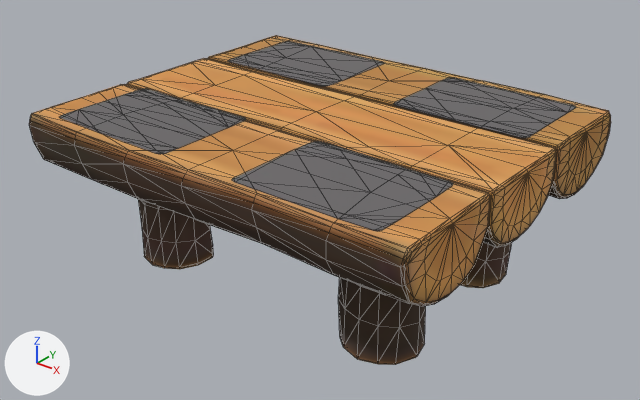
One commit to the glTF model app/static/room/models/f4040.glb: the scene before it, then after it.
Camera for both pictures: a 50 mm lens placed at (22.1, -27.7, 20.3), pointed at (0.1, -0.2, 3.2). Every picture has the same lights, and +X, +Y and +Z are marked at lower left. The picture after the commit comes second. Mesh edges are drawn as thin lines. Where no turn or scale is listed for an object, it has been applied to the vertices. Vertices at exactly the same position are counted once.
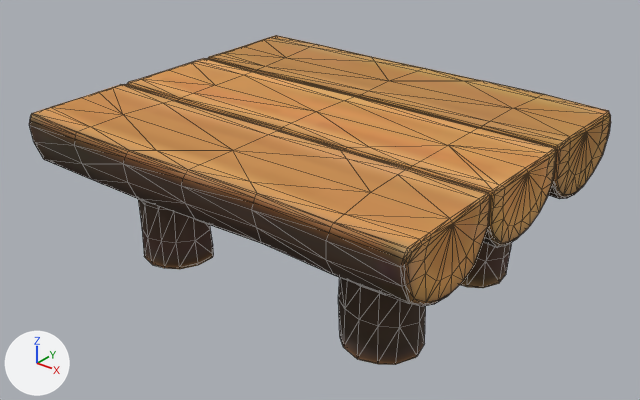
Pixel boxes [x1, y1, x2, y2] of what changed, in the pictures (640 x 400 px):
part 1 of me_mesh_0, deleted
    before: [59, 88, 246, 154]
part 2 of me_mesh_0, deleted
    before: [394, 78, 576, 138]
part 3 of me_mesh_0, deleted
    before: [228, 41, 385, 86]
part 4 of me_mesh_0, deleted
    before: [232, 141, 453, 231]

Edits to the bpy script that builds the scene:
```text
Change me_mesh_0:
    used by ob_mesh_0; location = (-9.59, 8.27, 0.0)
    remove me_mesh_0.from_pydata(...)  # 1028 vertices, 1896 faces; spans x 0.0..19.3, y -16.5..0.0, z 0.0..7.3
    add me_mesh_0.from_pydata(...)  # 944 vertices, 1820 faces; spans x 0.0..19.3, y -16.5..0.0, z 0.0..7.3
    me_mesh_0 part 1: the loose piece of 24 vertices spanning x 1.4..7.9, y -15.7..-10.8, z 7.3 is deleted
    me_mesh_0 part 2: the loose piece of 24 vertices spanning x 11.4..17.8, y -5.7..-0.8, z 7.3 is deleted
    me_mesh_0 part 3: the loose piece of 18 vertices spanning x 1.3..7.8, y -5.7..-0.8, z 7.3 is deleted
    me_mesh_0 part 4: the loose piece of 18 vertices spanning x 11.4..17.8, y -15.7..-10.9, z 7.3 is deleted
    remove me_mesh_0.materials.append(mat_mrefabric)
```
